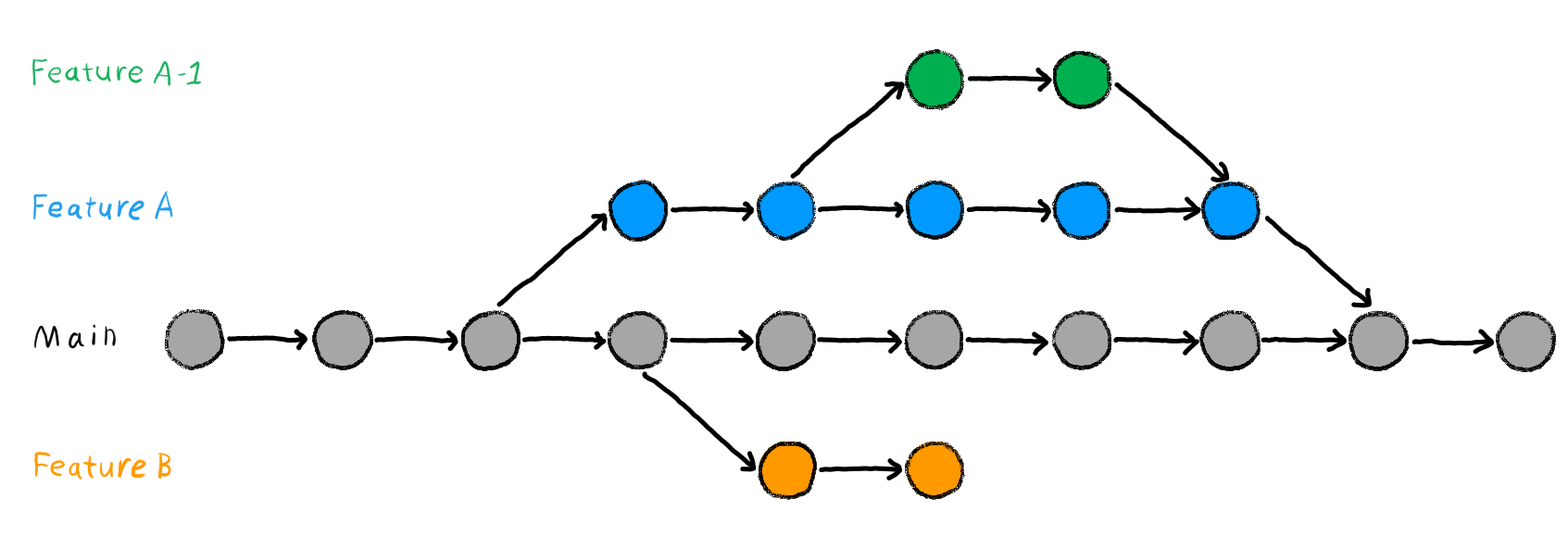
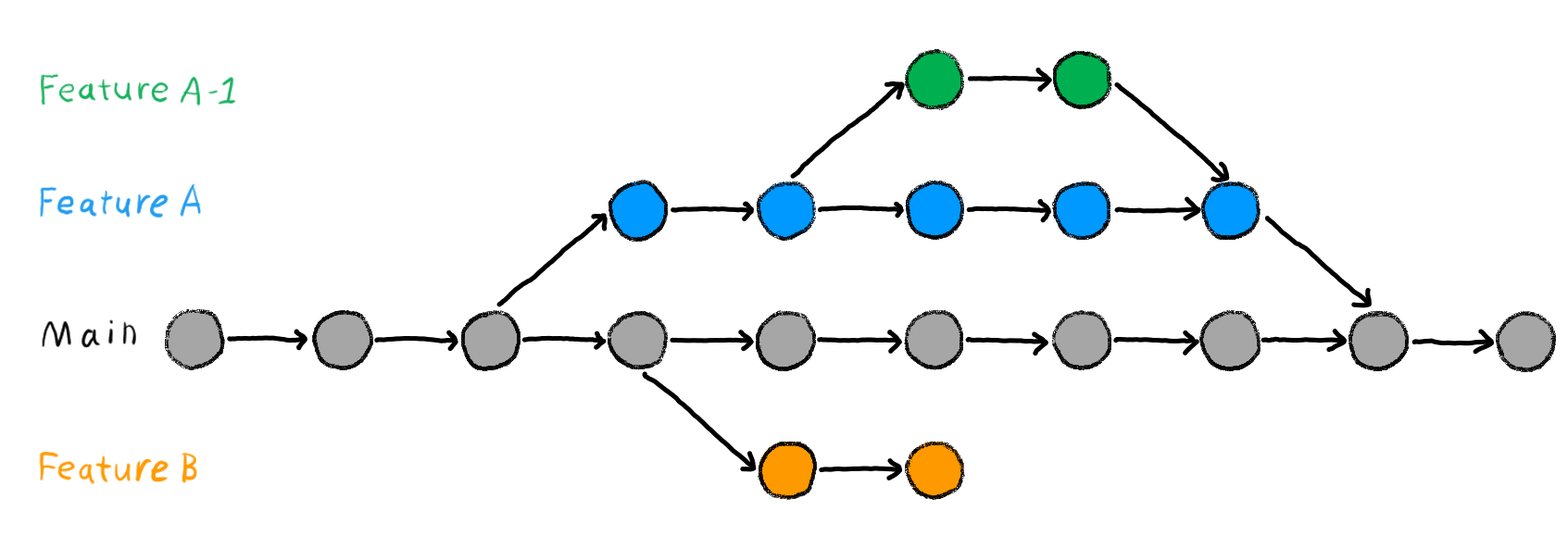
Layers edited between the first and the second (1568, 536) image:
painted on "Layer 5" over bbox(118, 60, 238, 485)
added layer "Layer 7(pasted)" above "Layer 8(pasted)" over bbox(32, 58, 238, 350)
added layer "Layer 8(pasted)" above "Layer 9(pasted)" over bbox(33, 183, 202, 350)
added layer "Layer 9(pasted)" above "Layer 4" over bbox(34, 451, 199, 485)
painted on "Layer 4" over bbox(32, 58, 238, 485)
painted on "Layer 3" over bbox(118, 60, 238, 485)
painted on "Copy of Layer 1" over bbox(32, 58, 238, 485)
